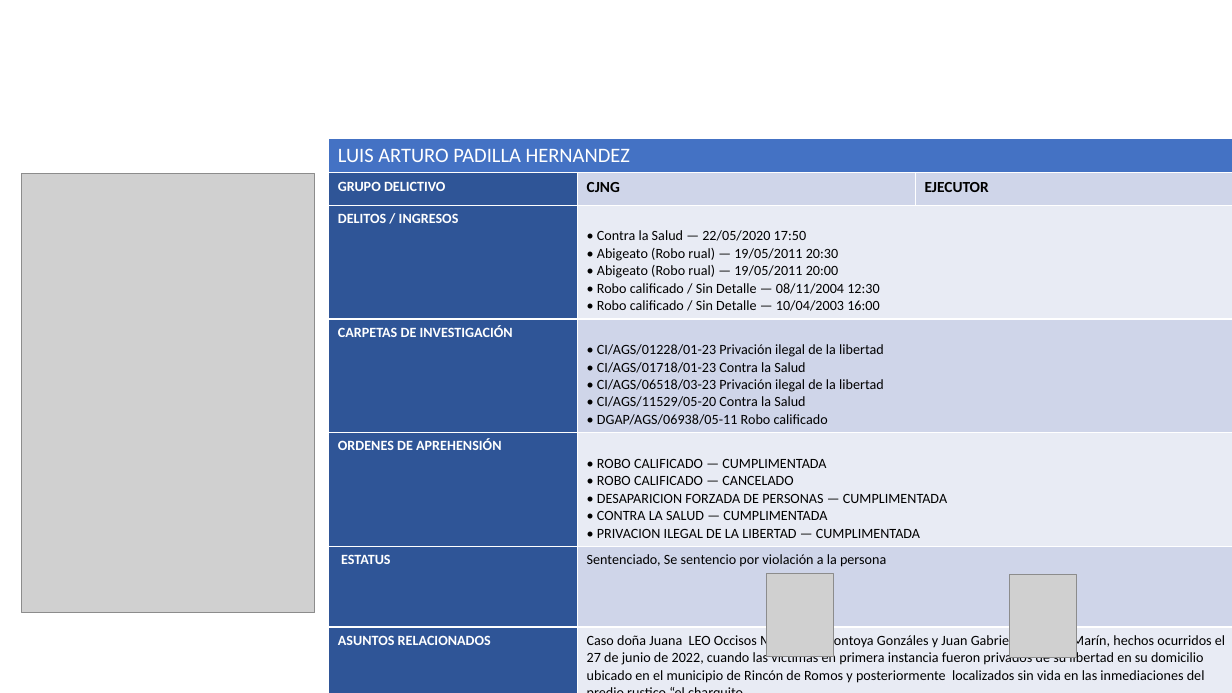
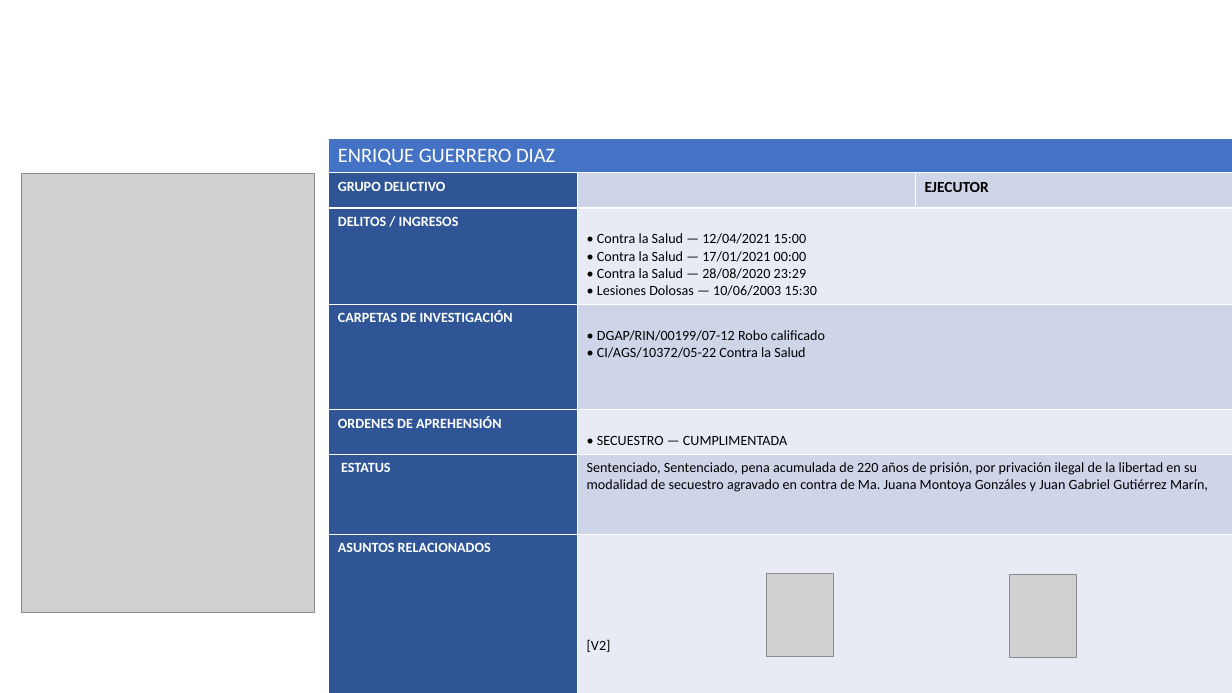
Before and after one commit to ldelira/ObjetivosPrioritariosFGE, a slide deck: slide 1 of Objetivos Prioritarios/Salidas/informe_detenidos.pptx. Drawn at 1232x693 pixels with LibreOffice and Linux fonts; fonts in the diff are those of the drawing; grey boxes stand for pictures; background and template pictures are left out. Boxes give left, top, right and bottom in pixels: in the first picture for what was removed or moved away, otherwise in the second. Text is boxed around its words. In the diff, an @@ line names an element or a change of style, - is before the commit and + after.

```diff
--- a/Objetivos Prioritarios/Salidas/informe_detenidos.pptx
+++ b/Objetivos Prioritarios/Salidas/informe_detenidos.pptx
@@ table at [329,139,1232,671] @@
-row 1, column 1: LUIS ARTURO PADILLA HERNANDEZ
+row 1, column 1: ENRIQUE GUERRERO DIAZ
-row 2, column 2: CJNG
+row 2, column 2: 
-row 3, column 2: • Contra la Salud — 22/05/2020 17:50 • Abigeato (Robo rual) — 19/05/2011 20:30 • Abigeato (Robo rual) — 19/05/2011 20:00 • Robo calificado / Sin Detalle — 08/11/2004 12:30 • Robo calificado / Sin Detalle — 10/04/2003 16:00
+row 3, column 2: • Contra la Salud — 12/04/2021 15:00 • Contra la Salud — 17/01/2021 00:00 • Contra la Salud — 28/08/2020 23:29 • Lesiones Dolosas — 10/06/2003 15:30
-row 4, column 2: • CI/AGS/01228/01-23 Privación ilegal de la libertad • CI/AGS/01718/01-23 Contra la Salud • CI/AGS/06518/03-23 Privación ilegal de la libertad • CI/AGS/11529/05-20 Contra la Salud • DGAP/AGS/06938/05-11 Robo calificado
+row 4, column 2: • DGAP/RIN/00199/07-12 Robo calificado • CI/AGS/10372/05-22 Contra la Salud
-row 5, column 2: • ROBO CALIFICADO — CUMPLIMENTADA • ROBO CALIFICADO — CANCELADO • DESAPARICION FORZADA DE PERSONAS — CUMPLIMENTADA • CONTRA LA SALUD — CUMPLIMENTADA • PRIVACION ILEGAL DE LA LIBERTAD — CUMPLIMENTADA
+row 5, column 2: • SECUESTRO — CUMPLIMENTADA
-row 6, column 2: Sentenciado, Se sentencio por violación a la persona
+row 6, column 2: Sentenciado, Sentenciado, pena acumulada de 220 años de prisión, por privación ilegal de la libertad en su modalidad de secuestro agravado en contra de Ma. Juana Montoya Gonzáles y Juan Gabriel Gutiérrez Marín,
-row 7, column 2: Caso doña Juana LEO Occisos Ma. Juana Montoya Gonzáles y Juan Gabriel Gutiérrez Marín, hechos ocurridos el 27 de junio de 2022, cuando las victimas en primera instancia fueron privados de su libertad en su domicilio ubicado en el municipio de Rincón de Romos y posteriormente localizados sin vida en las inmediaciones del predio rustico “el charquito LEO 588 / LEONARDO MORFIN ESQUIVEL / CARLOS LEONARDO CRUZ CARRILLO
+row 7, column 2: [V2]
```
Also in this commit, not shown: 4 slides removed, 10 other files.
